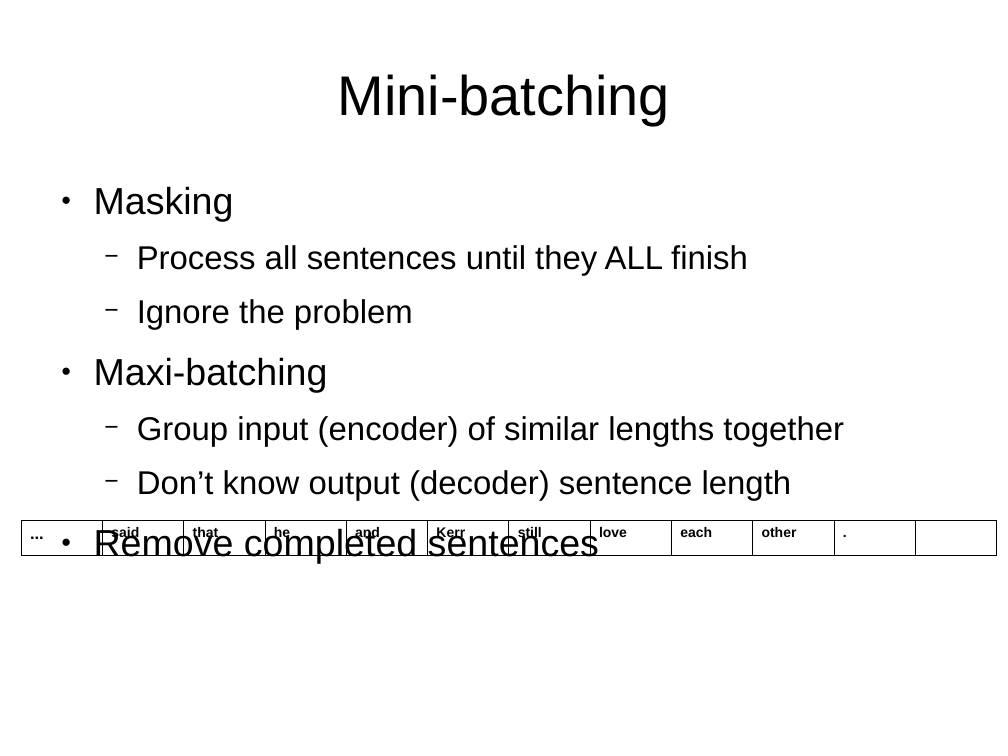
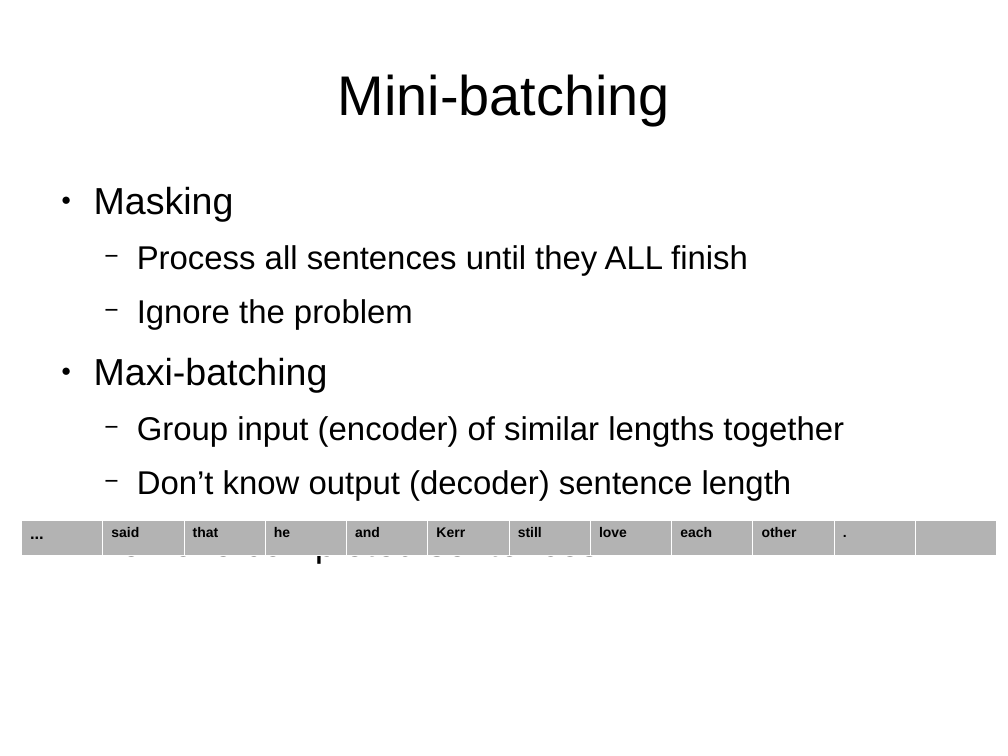
Before and after one commit to hieuhoang/papers, a slide deck: slide 17 of ms.2019/nmt.odp. Drawn at 1008x756 pixels with LibreOffice and Linux fonts; fonts in the diff are those of the drawing. Boxes give left, top, right and bottom in pixels: in the first picture for what was removed or moved away, otherwise in the second. Text is boxed around its words. In the diff, an @@ line names an element or a change of style, - is before the commit and + after.

```diff
--- a/ms.2019/nmt.odp
+++ b/ms.2019/nmt.odp
@@ table at <box>21,520,998,553</box> @@
@@ fill none to #B3B3B3 in 11 cells @@
@@ borders changed @@
```
Also in this commit, not shown: 3 other slides changed.
